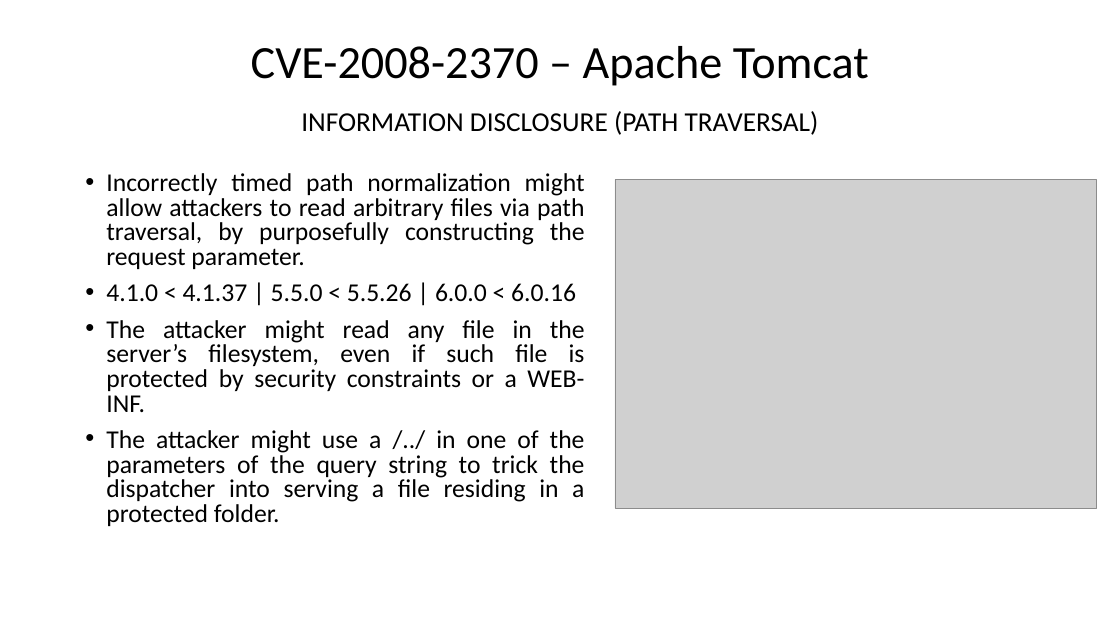
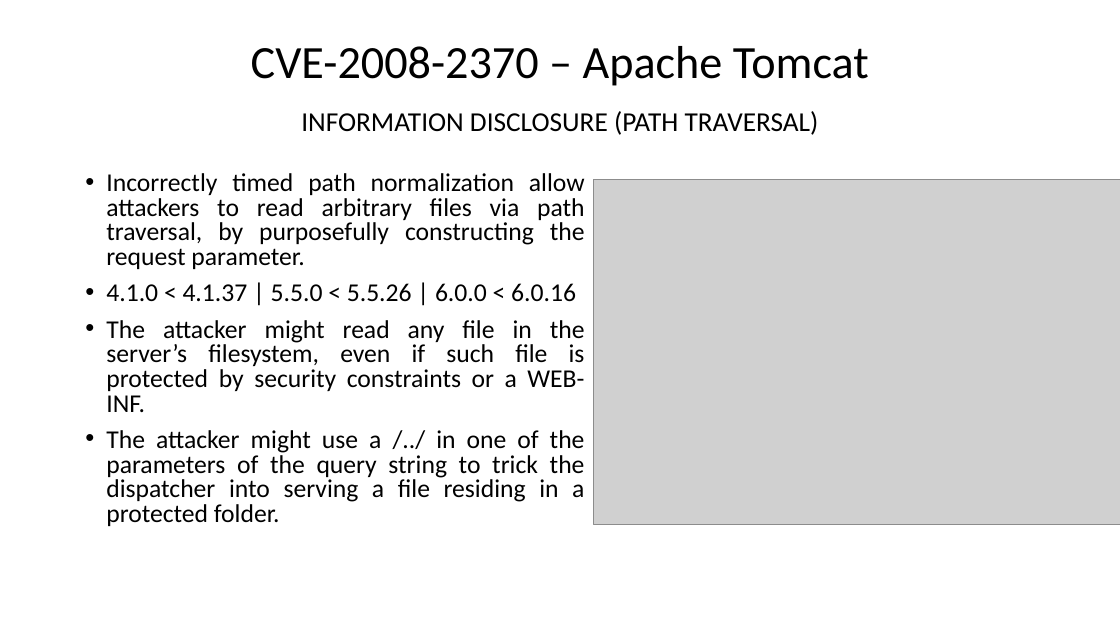
Before and after one commit to Naramsim/Offensive, a slide deck: slide 3 of Vulns Presentation.pptx. Drawn at 1120x630 pixels with LibreOffice and Linux fonts; fonts in the diff are those of the drawing; grey boxes stand for pictures. Boxes give left, top, right and bottom in pixels: in the first picture for what was removed or moved away, otherwise in the second. Text is boxed around its words. In the diff, an @@ line names an element or a change of style, - is before the commit and + after.

```diff
--- a/Vulns Presentation.pptx
+++ b/Vulns Presentation.pptx
@@ text at (x1=106, y1=173, x2=585, y2=269): text changed @@
-• Incorrectly timed path normalization might allow attackers to read arbitrary files via path traversal, by purposefully constructing the request parameter.
+• Incorrectly timed path normalization allow attackers to read arbitrary files via path traversal, by purposefully constructing the request parameter.
@@ picture resized from (x1=615, y1=180, x2=1096, y2=508) to (x1=593, y1=180, x2=1120, y2=524) @@
```
Also in this commit, not shown: 4 other slides changed.
